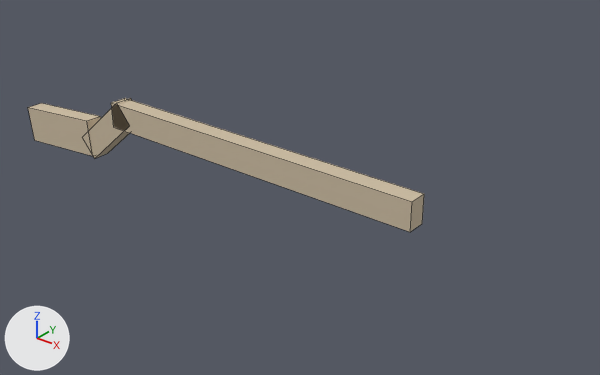
One commit to the Blender file armes/blender_tanegashima/Atsuo_Tanegashima_w_ar_musket.blend: the scene before it, then after it.
The view is the same before and after, from a 50 mm lens placed at (1.466, -1.128, 0.694), pointed at (0.508, 0.07, -0.049). Every picture has the same lights, and +X, +Y and +Z are marked at lower left. The picture after the commit comes second. Mesh edges are drawn as thin lines. The same objects are shown in both versions, whatever each file hides.

Before the edit, the objects in view are built like this:
```python
me_bound_box = bpy.data.meshes.new('Bound Box')
me_bound_box.from_pydata(...)  # a box spanning x -0.092..0.092, y -0.02..0.02, z -0.029..0.029
me_bound_box.materials.append(mat_wood_solid_medium)  # beige #cdbda4
me_bound_box_001 = bpy.data.meshes.new('Bound Box.001')
me_bound_box_001.from_pydata(...)  # a box spanning x -0.392..0.392, y -0.02..0.02, z -0.029..0.029
me_bound_box_001.materials.append(mat_wood_solid_medium_001)  # beige #cdbda4
# before: 0 (-0.392, -0.02, -0.029) at pixel (113, 127), 1 (-0.392, -0.02, 0.029) at pixel (111, 102), 2 (-0.392, 0.02, -0.029), 3 (-0.392, 0.02, 0.029) at pixel (124, 98), 4 (0.392, -0.02, -0.029) at pixel (410, 232)
# before: 5 (0.392, -0.02, 0.029) at pixel (412, 201), 6 (0.392, 0.02, -0.029) at pixel (422, 223), 7 (0.392, 0.02, 0.029) at pixel (424, 193)
me_bound_box_002 = bpy.data.meshes.new('Bound Box.002')
me_bound_box_002.from_pydata(...)  # a box spanning x -0.118..0.118, y -0.02..0.02, z -0.044..0.044
me_bound_box_002.materials.append(mat_wood_solid_medium_002)  # beige #cdbda4
ob_bound_box = bpy.data.objects.new('Bound Box', me_bound_box)
ob_bound_box.parent = ob_w_ar_musket_col
ob_bound_box.location = (0.00793, 0.0, -0.0239)
ob_bound_box.rotation_euler = (0.0, -0.698, 0.0)  # degrees (0, -40, 0)
ob_bound_box_001 = bpy.data.objects.new('Bound Box.001', me_bound_box_001)
ob_bound_box_001.parent = ob_w_ar_musket_col
ob_bound_box_001.location = (0.432, 0.0, 0.0241)
ob_bound_box_002 = bpy.data.objects.new('Bound Box.002', me_bound_box_002)
ob_bound_box_002.parent = ob_w_ar_musket_col
ob_bound_box_002.location = (-0.168, -0.00162, -0.0665)
ob_bound_box_002.rotation_euler = (0.0, -0.0873, 0.0)  # degrees (0, -5, 0)
```
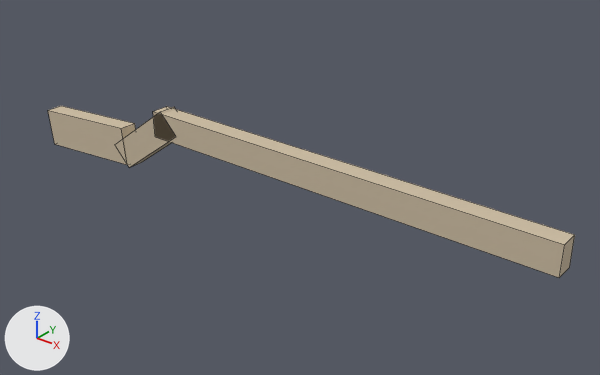
Pixel boxes (x1, y1, x2, y2) of what changed, in the pictures (600 x 375 px):
'Bound Box.001', reshaped (35% wider, 28% taller)
    before: (111, 98, 424, 232)
    after: (153, 106, 575, 278)
'Bound Box.002', reshaped (20% wider, 11% taller)
    before: (28, 103, 101, 156)
    after: (48, 106, 136, 165)
'Bound Box', reshaped (26% wider)
    before: (89, 98, 131, 158)
    after: (123, 107, 176, 167)

What changed in the scene script:
```text
Change me_bound_box:
    used by ob_bound_box; parent = ob_w_ar_musket_col; location = (0.00793, 0.0, -0.0239); rotation_euler = (0.0, -0.698, 0.0), in degrees (0, -40, 0)
    remove me_bound_box.from_pydata(...)  # 8 vertices, 6 faces; spans x -0.092..0.092, y -0.02..0.02, z -0.029..0.029
    add me_bound_box.from_pydata(...)  # 8 vertices, 6 faces; spans x 0.006..0.213, y -0.02..0.02, z -0.115..-0.037
    me_bound_box part 1
    me_bound_box.vertices[0].co: (-0.092, -0.02, -0.029) -> (0.011, -0.02, -0.1)  # pixel (94, 158) -> pixel (129, 167)
    me_bound_box.vertices[1].co: (-0.092, -0.02, 0.029) -> (0.006, -0.02, -0.037)  # pixel (82, 137) -> pixel (114, 144)
    me_bound_box.vertices[2].co: (-0.092, 0.02, -0.029) -> (0.011, 0.02, -0.1)  # pixel (107, 153) -> pixel (142, 161)
    me_bound_box.vertices[3].co: (-0.092, 0.02, 0.029) -> (0.006, 0.02, -0.037)
    me_bound_box.vertices[4].co: (0.092, -0.02, -0.029) -> (0.213, -0.02, -0.115)  # pixel (129, 125) -> pixel (176, 136)
    me_bound_box.vertices[5].co: (0.092, -0.02, 0.029) -> (0.209, -0.02, -0.053)  # pixel (116, 102) -> pixel (160, 111)
    me_bound_box.vertices[6].co: (0.092, 0.02, -0.029) -> (0.213, 0.02, -0.115)
    me_bound_box.vertices[7].co: (0.092, 0.02, 0.029) -> (0.209, 0.02, -0.053)  # pixel (130, 98) -> pixel (174, 106)
Change me_bound_box_001:
    used by ob_bound_box_001; parent = ob_w_ar_musket_col; location = (0.432, 0.0, 0.0241)
    remove me_bound_box_001.from_pydata(...)  # 8 vertices, 6 faces; spans x -0.392..0.392, y -0.02..0.02, z -0.029..0.029
    add me_bound_box_001.from_pydata(...)  # 8 vertices, 6 faces; spans x -0.254..0.661, y -0.02..0.02, z -0.017..0.041
    me_bound_box_001 part 2
    add for i in [*range(0, 4)]: me_bound_box_001.vertices[i].co += Vector((0.138, 0.0, 0.012))
    add for i in [*range(4, 8)]: me_bound_box_001.vertices[i].co += Vector((0.269, 0.0, 0.012))
Change me_bound_box_002:
    used by ob_bound_box_002; parent = ob_w_ar_musket_col; location = (-0.168, -0.00162, -0.0665); rotation_euler = (0.0, -0.0873, 0.0), in degrees (0, -5, 0)
    remove me_bound_box_002.from_pydata(...)  # 8 vertices, 6 faces; spans x -0.118..0.118, y -0.02..0.02, z -0.044..0.044
    add me_bound_box_002.from_pydata(...)  # 8 vertices, 6 faces; spans x -0.033..0.242, y -0.02..0.02, z -0.043..0.048
    me_bound_box_002 part 3
    me_bound_box_002.vertices[0].co: (-0.118, -0.02, -0.044) -> (-0.032, -0.02, -0.039)  # pixel (34, 140) -> pixel (54, 144)
    me_bound_box_002.vertices[1].co: (-0.118, -0.02, 0.044) -> (-0.033, -0.02, 0.048)  # pixel (27, 107) -> pixel (47, 110)
    me_bound_box_002.vertices[2].co: (-0.118, 0.02, -0.044) -> (-0.032, 0.02, -0.039)
    me_bound_box_002.vertices[3].co: (-0.118, 0.02, 0.044) -> (-0.033, 0.02, 0.048)  # pixel (41, 102) -> pixel (61, 105)
    me_bound_box_002.vertices[4].co: (0.118, -0.02, -0.044) -> (0.242, -0.02, -0.043)  # pixel (92, 156) -> pixel (127, 164)
    me_bound_box_002.vertices[5].co: (0.118, -0.02, 0.044) -> (0.241, -0.02, 0.045)  # pixel (86, 120) -> pixel (121, 128)
    me_bound_box_002.vertices[6].co: (0.118, 0.02, -0.044) -> (0.242, 0.02, -0.043)
    me_bound_box_002.vertices[7].co: (0.118, 0.02, 0.044) -> (0.241, 0.02, 0.045)  # pixel (100, 116) -> pixel (134, 123)
```
